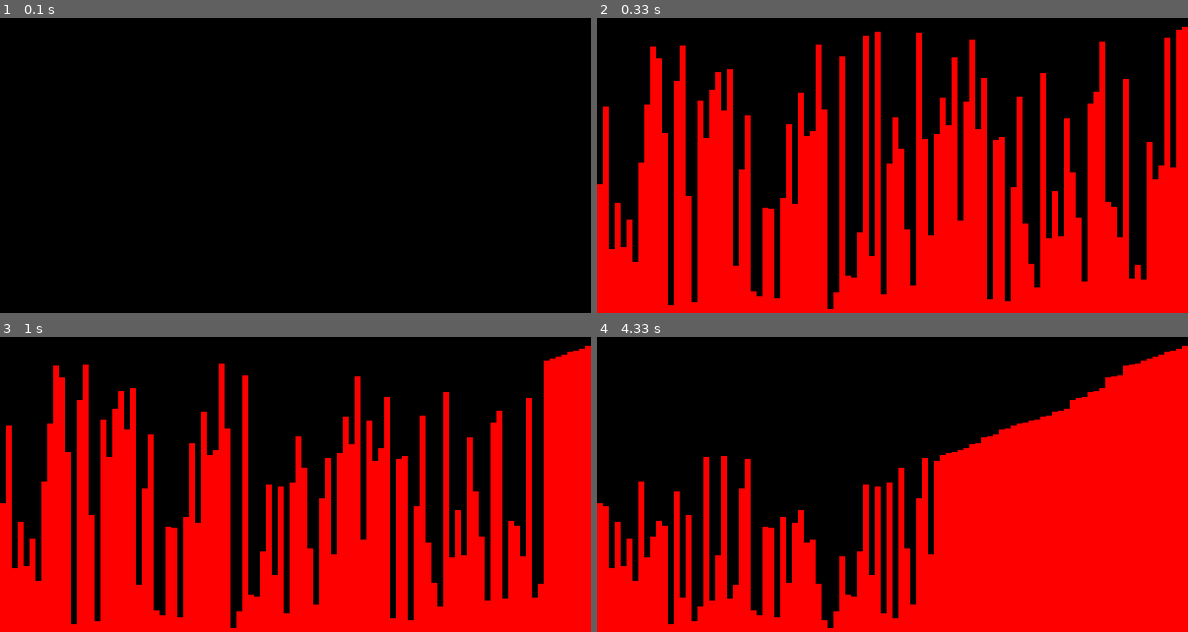
Above: before the commit, frames 1-4 (two rows, left to right).
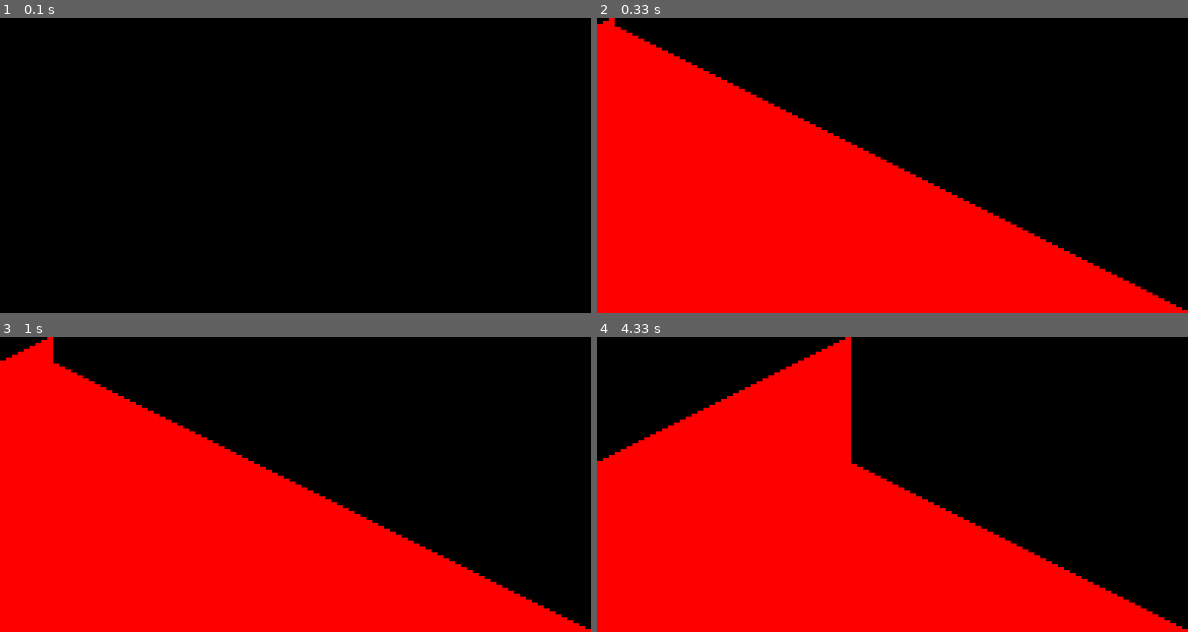
Above: after the commit, the same moments.

Repository: magpayang/pygame_visualization_2
Game: pygame game, started from main.py
Same seed, same stepped clock (60 frames per second), same inputs: the game is played once before the commit and once after it.
Inputs:
- Up to frame 1 (0.1 s): no input
- Up to frame 2 (0.33 s): no input
- Up to frame 3 (1 s): no input
- Up to frame 4 (4.33 s): no input

Frame 1 is identical in both runs. In frame 2, 33% of the frame differs, in the area x 0-100%, y 0-99%; in frame 3, 33%; in frame 4, 49%.

Commit message:
added insertion sort

Diff:
--- a/SortingAlgo.py
+++ b/SortingAlgo.py
@@ -22,3 +22,13 @@
 
     stick-=1
     return input_array, stick
+
+def insertion_sort_one_pass(input_array, idx):
+    current = input_array[idx]
+    increment = 0
+    while (input_array[idx - 1 - increment] > current) and (idx - 1 - increment >= 0):
+        input_array[idx-increment] = input_array[idx-1-increment]
+        increment += 1
+
+    input_array[idx-1-increment+1]=current
+    return input_array, idx
--- a/main.py
+++ b/main.py
@@ -14,11 +14,14 @@
 
 array_length = 100
 input_array = prefabArrays.descending_array(100, screen_height)
+stick = array_length  # initial stick value, init value does not matter
+idx = 0  # initial idx value, init value does not matter
+
 # mode = "default"
-# mode = "buble"
-mode = "selection_sort"
-stick = array_length  # initial stick value, init value does not matter
-preFab = False
+# mode = "bubble_sort"
+# mode = "selection_sort"
+mode = "insertion_sort"
+preFab = True
 
 loop_count = 0
 delay = 0.1
@@ -34,8 +37,8 @@
 
     if mode.lower() == "default":
         loop_count, input_array = modes.default_mode(loop_count, screen, screen_dimensions, array_length, screen_height,
-                                                     Colors.red, input_array=input_array)
-    elif mode.lower() == "buble":
+                                                     Colors.red, input_array=input_array, preFab=preFab)
+    elif mode.lower() == "bubble_sort":
         loop_count, input_array = modes.buble_one_pass(loop_count, screen, screen_dimensions, array_length,
                                                        screen_height, Colors.red, input_array=input_array,
                                                        preFab=preFab)
@@ -43,5 +46,9 @@
         loop_count, input_array, stick = modes.selection_sort_one_pass(loop_count, screen, screen_dimensions, array_length,
                                                        screen_height, Colors.red, input_array=input_array,
                                                        preFab=preFab, stick=stick)
+    elif mode.lower() == "insertion_sort":
+        loop_count, input_array, idx = modes.insertion_sort_one_pass(loop_count, screen, screen_dimensions, array_length,
+                                                       screen_height, Colors.red, input_array=input_array,
+                                                       preFab=preFab, idx=idx)
 
     pygame.display.flip()
--- a/modes.py
+++ b/modes.py
@@ -5,28 +5,17 @@
 import prefabArrays
 
 
-def default_mode(loop_count, surface, surface_dimension, array_length, screen_height, color, input_array=None):
-    if loop_count == 0:
-        if input_array == []:
-            # initialize everything
-            # 1. create objects
-            #   a. create array
+def default_mode(loop_count, surface, surface_dimension, array_length, screen_height, color, input_array=None, preFab=False):
+    if loop_count == 0:  # initial settings
+        if preFab:
+            input_array = prefabArrays.descending_array(array_length, screen_height)
+        else:
             input_array = RandomArrays.random_array(array_length, screen_height)
-            #   b. array_to_objects
-            ArrayToRectangles.arrayToRectangles(surface, surface_dimension, input_array, color, 0, 0)
-            # 2. draw
-        else:
-            ArrayToRectangles.arrayToRectangles(surface, surface_dimension, input_array, color, 0, 0)
+        ArrayToRectangles.arrayToRectangles(surface, surface_dimension, input_array, color, 0, 0)
         loop_count += 1
-    elif loop_count >= screen_height:
-        # base case achieved
+    elif loop_count >= screen_height:  # base cases
         loop_count = 0
-    else:
-        # update everything
-        # 1. update objects
-        #   a. algo updates array:
-        #   b. updated_array_to_objects
-        # 2. draw
+    else:  # loops
         ArrayToRectangles.arrayToRectangles(surface, surface_dimension, input_array, color, 0, 0)
         loop_count += 1
 
@@ -46,7 +35,6 @@
         loop_count = 0
     else:
         input_array = SortingAlgo.buble_sort_one_pass(input_array)
-        print(input_array)
         ArrayToRectangles.arrayToRectangles(surface, surface_dimension, input_array, color, 0, 0)
         loop_count += 1
     return loop_count, input_array
@@ -68,3 +56,22 @@
         ArrayToRectangles.arrayToRectangles(surface, surface_dimension, input_array, color, 0, 0)
         loop_count += 1
     return loop_count, input_array, stick
+
+
+def insertion_sort_one_pass(loop_count, surface, surface_dimension, array_length, screen_height, color, input_array=None, preFab=False, idx=0):
+    if loop_count == 0:
+        if preFab:
+            input_array = prefabArrays.descending_array(array_length, screen_height)
+        else:
+            input_array = RandomArrays.random_array(array_length, screen_height)
+        idx = 1  # for insertion sort, always start at idx 1 up to less than array.length()
+        ArrayToRectangles.arrayToRectangles(surface, surface_dimension, input_array, color, 0, 0)
+        loop_count += 1
+    elif idx == len(input_array):
+        loop_count = 0
+    else:
+        input_array, idx = SortingAlgo.insertion_sort_one_pass(input_array, idx)
+        ArrayToRectangles.arrayToRectangles(surface, surface_dimension, input_array, color, 0, 0)
+        idx += 1
+        loop_count += 1
+    return loop_count, input_array, idx
